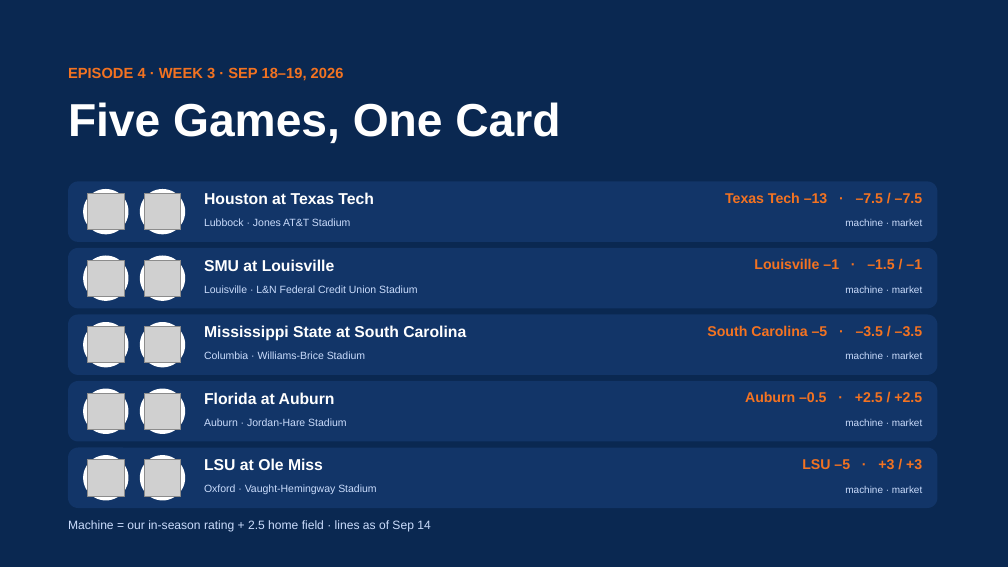
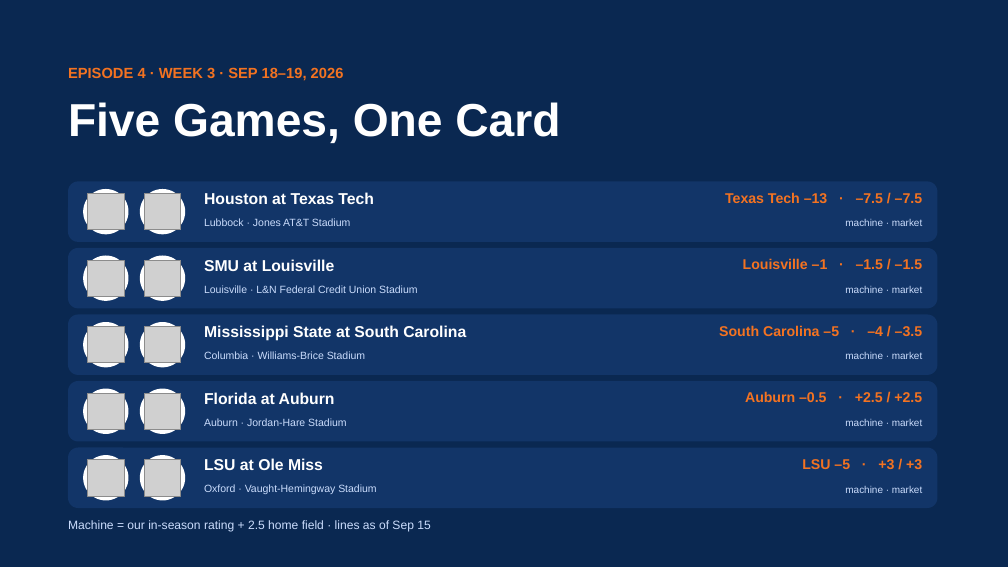
Before and after one commit to lucasalvarezflorida-lab/ncaa-fbs-analytics, a slide deck: slide 4 of decks/2026_Week3_Episode4.pptx. Drawn at 1008x567 pixels with LibreOffice and Linux fonts; fonts in the diff are those of the drawing; grey boxes stand for pictures. Boxes give left, top, right and bottom in pixels: in the first picture for what was removed or moved away, otherwise in the second. Text is boxed around its words. In the diff, an @@ line names an element or a change of style, - is before the commit and + after.

```diff
--- a/decks/2026_Week3_Episode4.pptx
+++ b/decks/2026_Week3_Episode4.pptx
@@ text at bbox=[743, 258, 922, 269]: text changed @@
-Louisville –1 · –1.5 / –1
+Louisville –1 · –1.5 / –1.5
@@ text at bbox=[719, 325, 922, 336]: text changed @@
-South Carolina –5 · –3.5 / –3.5
+South Carolina –5 · –4 / –3.5
@@ text at bbox=[68, 520, 430, 532]: text changed @@
-Machine = our in-season rating + 2.5 home field · lines as of Sep 14
+Machine = our in-season rating + 2.5 home field · lines as of Sep 15
```
Also in this commit, not shown: 4 other slides changed, 7 other files.
